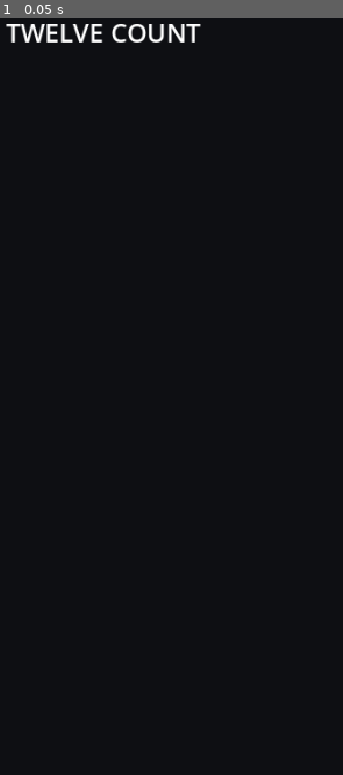
Above: before the commit, frame 1.
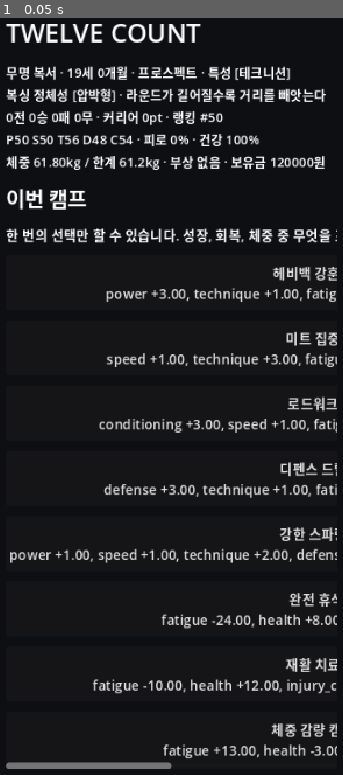
Above: after the commit, the same moment.

Repository: gycha0109-beep/boxing
Game: Godot game, scene res://scenes/Main.tscn
Same seed, same stepped clock (60 frames per second), same inputs: the game is played once before the commit and once after it.
Inputs:
- Up to frame 1 (0.05 s): no input

The runs differ from the first frame. In frame 1, 11% of the frame differs, in the area x 1-99%, y 6-100%.
Error before the commit: Parse Error: Expected variable name after "var". (res://scripts/core/game_state.gd:33)

Commit message:
fix: avoid reserved trait identifier on Godot 4.7

Diff:
--- a/scripts/core/game_state.gd
+++ b/scripts/core/game_state.gd
@@ -30,7 +30,7 @@
             SaveService.save_game(state)
 
 func new_career(boxer_name: String, trait_id: String = "") -> void:
-    var trait: Dictionary = _pick_trait(trait_id)
+    var trait_data: Dictionary = _pick_trait(trait_id)
     var identity: Dictionary = _pick_identity()
     var base_boxer: Dictionary = {
         "name": boxer_name,
@@ -42,9 +42,9 @@
         "fatigue": 0,
         "health": 100,
         "weight_kg": float(career_balance.weight_class.start_weight_kg),
-        "trait_id": str(trait.get("id", "")),
-        "trait_name": str(trait.get("name", "무특성")),
-        "modifiers": trait.get("modifiers", {}).duplicate(true),
+        "trait_id": str(trait_data.get("id", "")),
+        "trait_name": str(trait_data.get("name", "무특성")),
+        "modifiers": trait_data.get("modifiers", {}).duplicate(true),
         "injury": {},
         "identity_id": str(identity.get("id", "balanced")),
         "identity_name": str(identity.get("name", "균형형")),
@@ -52,7 +52,7 @@
         "identity_signature": str(identity.get("signature", ""))
     }
     for stat in TRAINABLE_STATS:
-        var trait_bonus: int = int(trait.get("stat_bonus", {}).get(stat, 0))
+        var trait_bonus: int = int(trait_data.get("stat_bonus", {}).get(stat, 0))
         var identity_bonus: int = int(identity.get("stat_bonus", {}).get(stat, 0))
         base_boxer[stat] = clamp(int(base_boxer[stat]) + trait_bonus + identity_bonus, 1, 100)
 
@@ -484,9 +484,9 @@
 
 func _pick_trait(requested_id: String) -> Dictionary:
     if not requested_id.is_empty():
-        for trait in traits:
-            if str(trait.id) == requested_id:
-                return trait
+        for trait_data in traits:
+            if str(trait_data.id) == requested_id:
+                return trait_data
     if traits.is_empty():
         return {}
     return traits[rng.randi_range(0, traits.size() - 1)]
